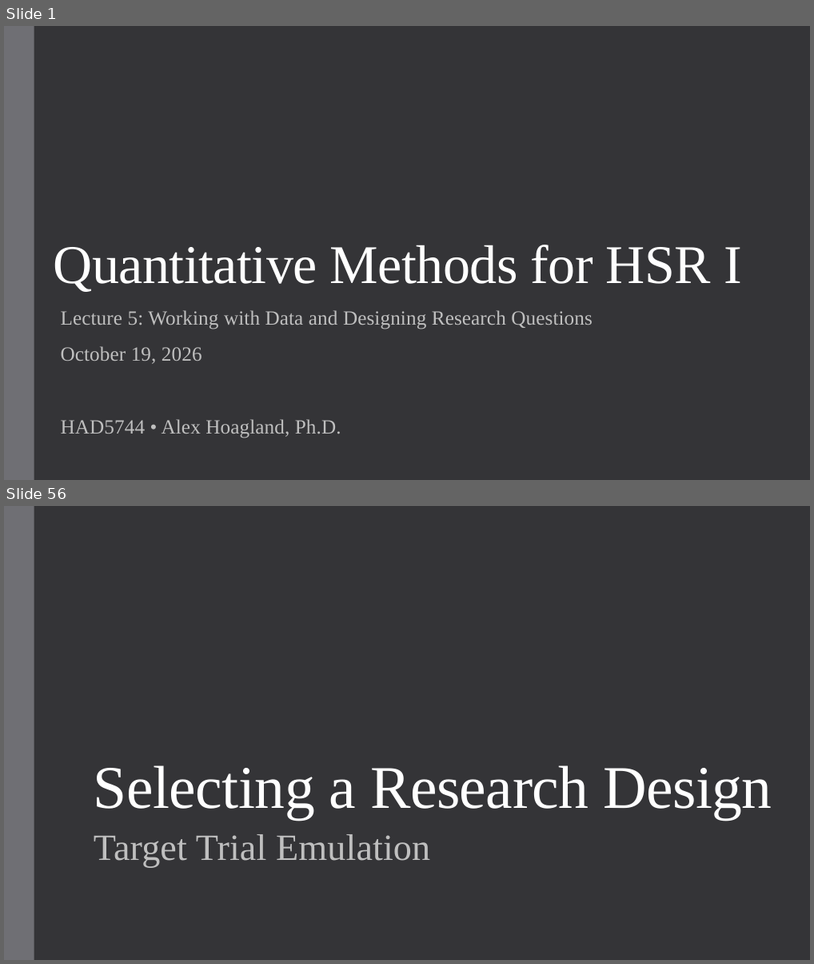
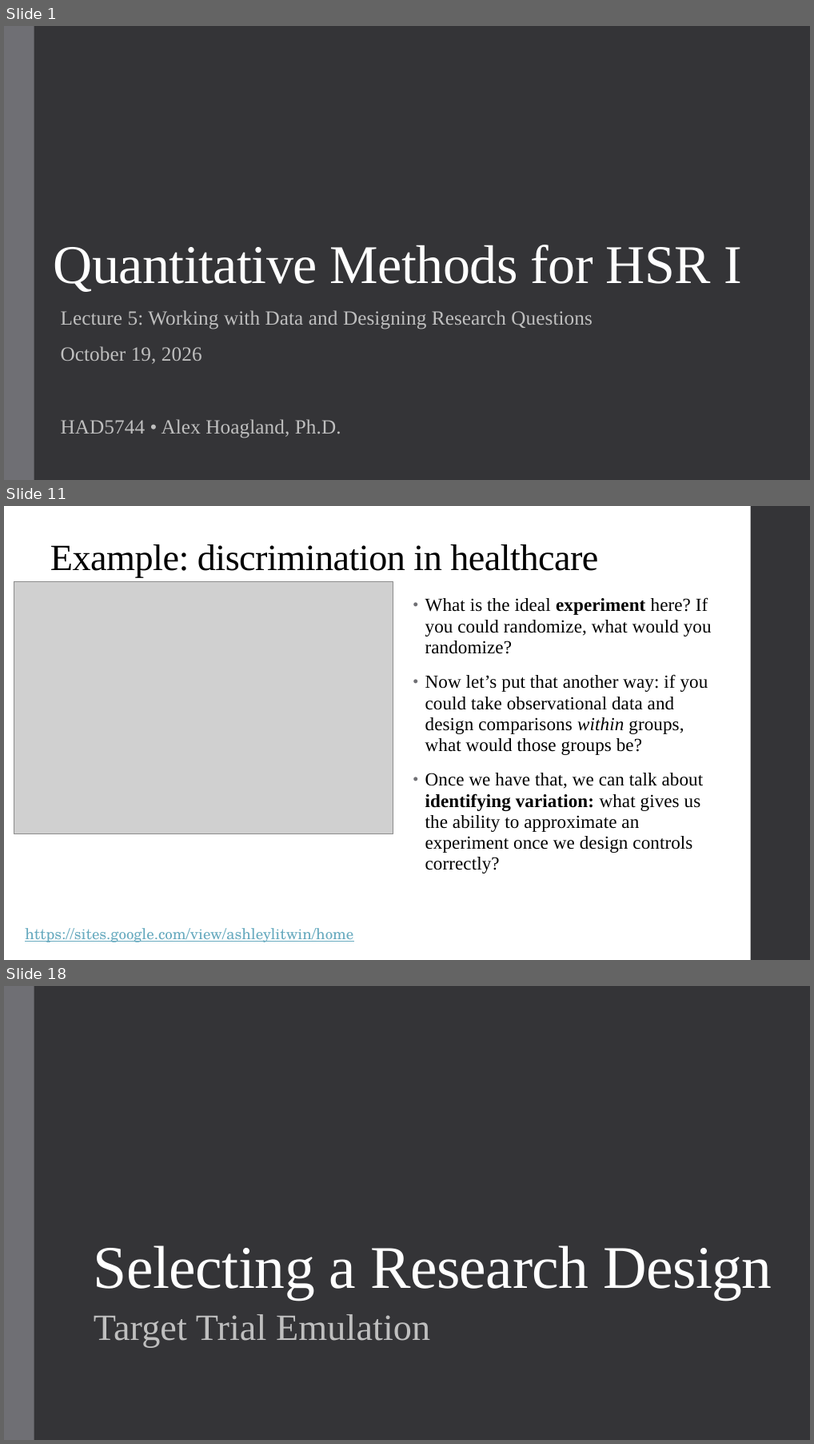
Before and after one commit to alex-hoagland/HAD5744, a slide deck: Lecture05_DataCleaning/Lecture5_DataCleaning-ResearchDesign.pptx. Shown one above the other, each under a label of ours: slides 1 and 56 before the commit, slides 1, 11 and 18 after it; the slides between them are not shown. The pictures are 814x964 and 814x1444 pixels, drawn with LibreOffice and Linux fonts; fonts in the diff are those of the drawing; grey boxes stand for pictures. Boxes give left, top, right and bottom in pixels: in the first picture for what was removed or moved away, otherwise in the second. Text is boxed around its words. In the diff, an @@ line names an element or a change of style, - is before the commit and + after.

```diff
--- a/Lecture05_DataCleaning/Lecture5_DataCleaning-ResearchDesign.pptx
+++ b/Lecture05_DataCleaning/Lecture5_DataCleaning-ResearchDesign.pptx
@@ slide 11 added at [4, 506, 810, 960], background #FFFFFF @@
@@ rectangle added at [751, 506, 810, 960], fill #353537 @@
@@ title added at [50, 544, 598, 578], 44 pt, text #000000 @@
+Example: discrimination in healthcare
@@ picture added at [14, 582, 394, 834] @@
@@ text added at [426, 597, 712, 873], 22 pt, text #000000 @@
+• What is the ideal experiment here? If you could randomize, what would you randomize?
+• Now let’s put that another way: if you could take observational data and design comparisons within groups, what would those groups be?
+• Once we have that, we can talk about identifying variation: what gives us the ability to approximate an experiment once we design controls correctly?
@@ text added at [25, 928, 354, 942], 18 pt, text #67AABF, underline @@
+https://sites.google.com/view/ashleylitwin/home
@@ what was slide 56 is now slide 18 @@
```
Also in this commit, not shown: 4 slides changed, 15 other slides added.
